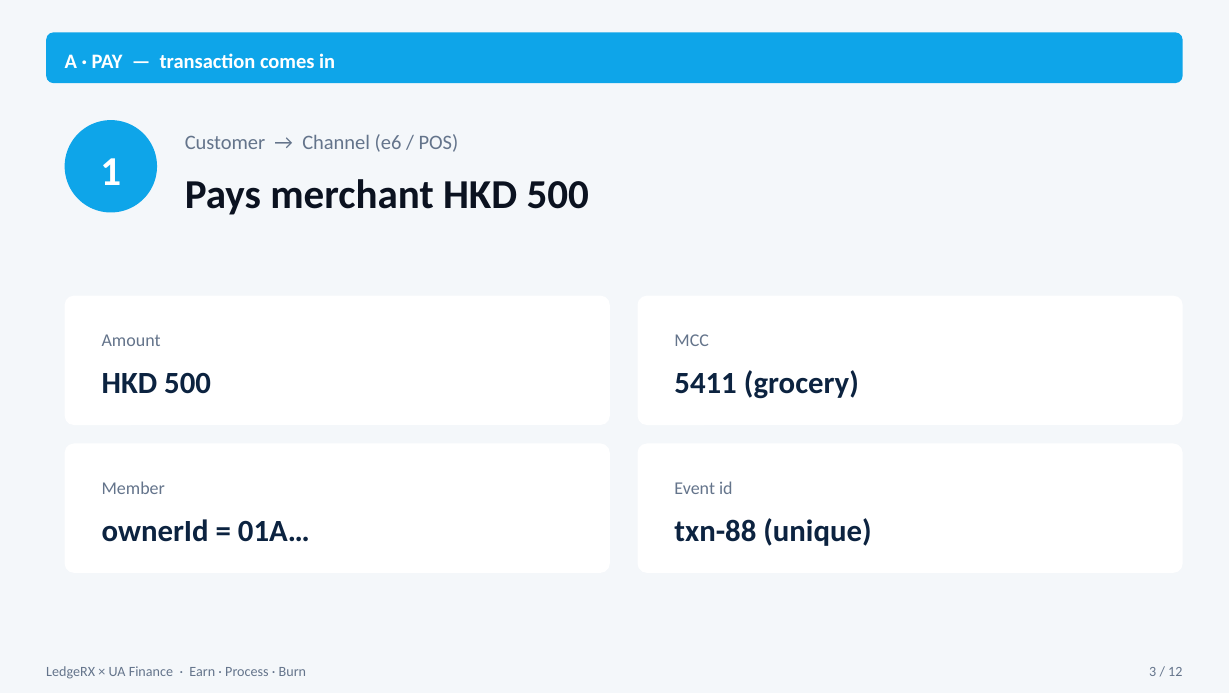
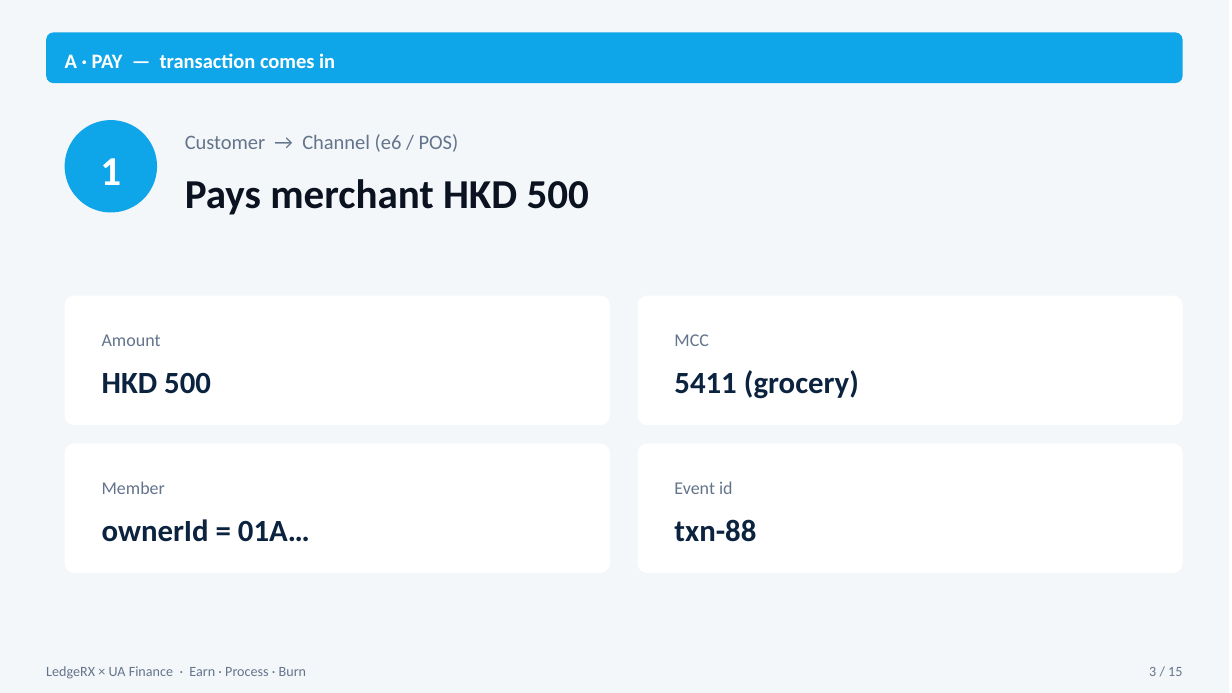
Before and after one commit to yky32/ledger-engine, a slide deck: slide 3 of docs/decks/LedgeRX-UAFinance-Earn-Burn-Slides.pptx. Drawn at 1232x693 pixels with LibreOffice and Linux fonts; fonts in the diff are those of the drawing. Boxes give left, top, right and bottom in pixels: in the first picture for what was removed or moved away, otherwise in the second. Text is boxed around its words. In the diff, an @@ line names an element or a change of style, - is before the commit and + after.

```diff
--- a/docs/decks/LedgeRX-UAFinance-Earn-Burn-Slides.pptx
+++ b/docs/decks/LedgeRX-UAFinance-Earn-Burn-Slides.pptx
@@ text at (674, 519, 756, 542): text changed @@
-txn-88 (unique)
+txn-88
@@ text at (1149, 667, 1182, 676): text changed @@
-3 / 12
+3 / 15
```
Also in this commit, not shown: 11 other slides changed, 3 slides added, 7 other files.
